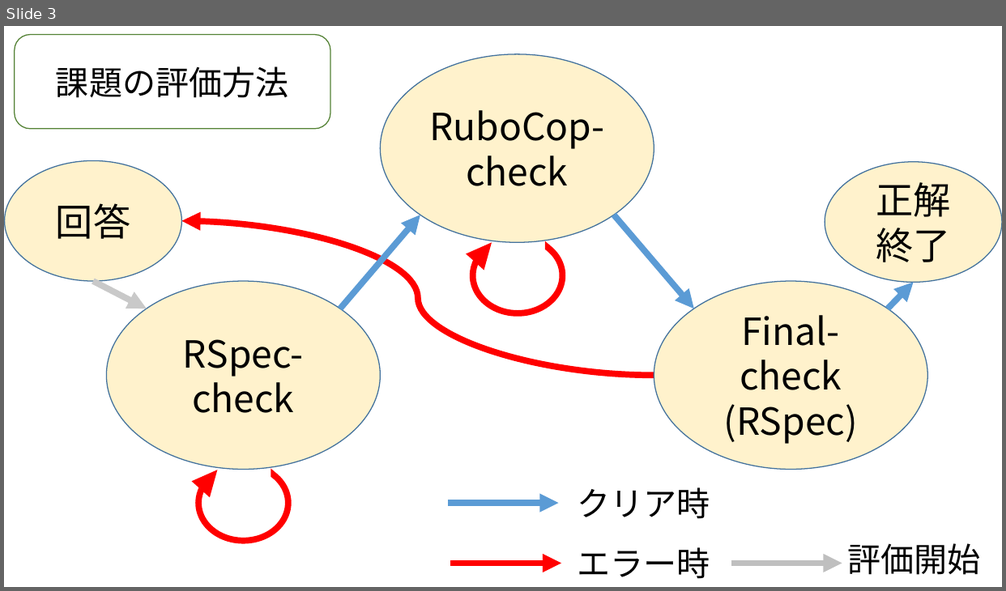
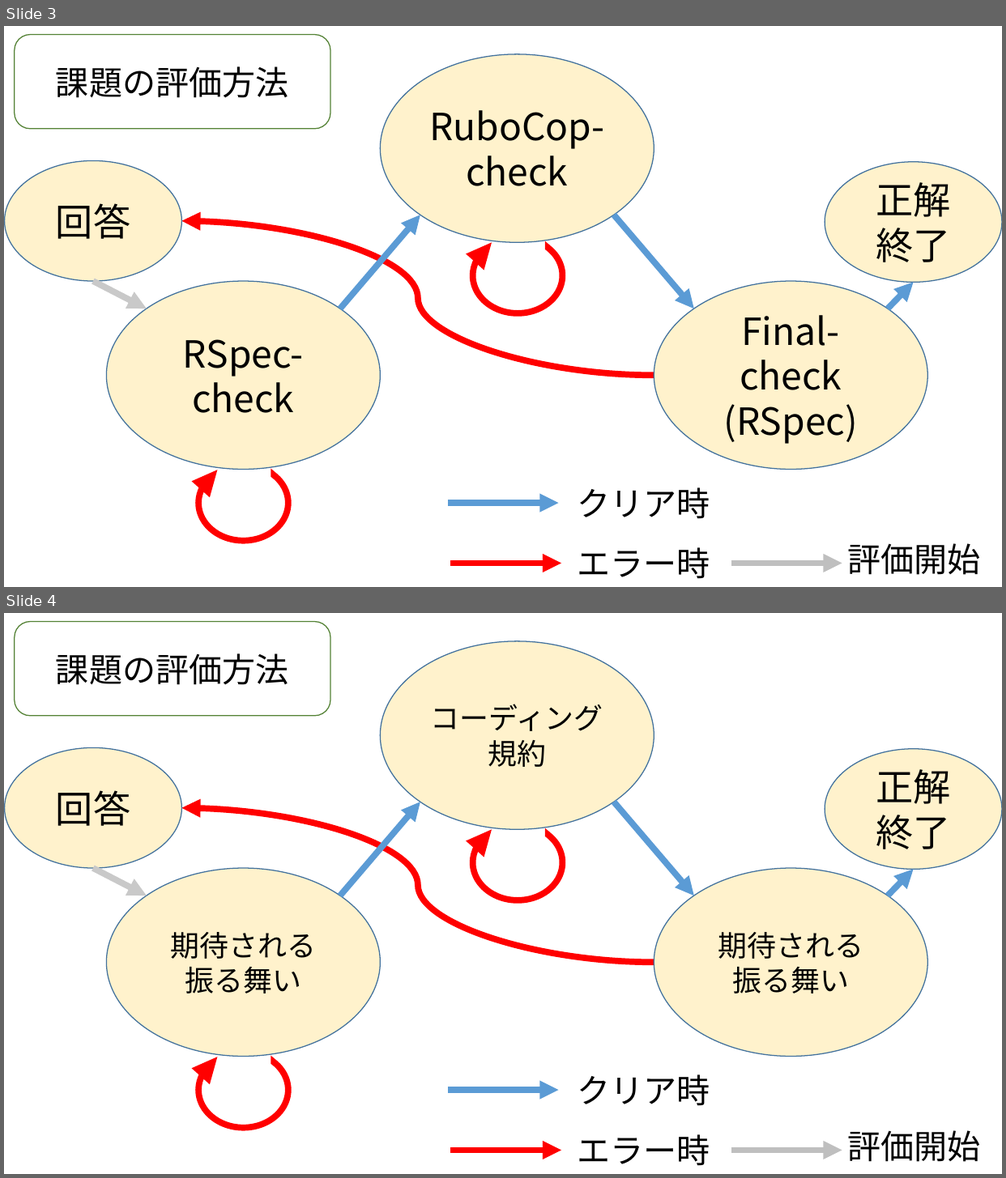
Before and after one commit to Takaki0403/ruby_learner, a slide deck: docs/thesis/midterm_presentation/others/5464_takaki_midterm.pptx. Shown one above the other, each under a label of ours: slide 3 before the commit, slides 3 and 4 after it. The pictures are 1006x591 and 1006x1178 pixels, drawn with LibreOffice and Linux fonts; fonts in the diff are those of the drawing. Boxes give left, top, right and bottom in pixels: in the first picture for what was removed or moved away, otherwise in the second. Text is boxed around its words. In the diff, an @@ line names an element or a change of style, - is before the commit and + after.

```diff
--- a/docs/thesis/midterm_presentation/others/5464_takaki_midterm.pptx
+++ b/docs/thesis/midterm_presentation/others/5464_takaki_midterm.pptx
@@ slide 4 added at <box>4,613,1002,1174</box>, background #FFFFFF @@
@@ rounded rectangle added at <box>15,621,330,716</box>, fill #FFFFFF, outline #548235 1 pt, 32 pt, text #000000 @@
+課題の評価方法
@@ ellipse added at <box>381,641,654,830</box>, fill #FFF2CC, outline #43739E 1 pt, 28 pt, text #000000 @@
+コーディング規約
@@ ellipse added at <box>5,747,182,868</box>, fill #FFF2CC, outline #43739E 1 pt, 36 pt, text #000000 @@
+回答
@@ ellipse added at <box>825,749,1002,870</box>, fill #FFF2CC, outline #43739E 1 pt, 36 pt, text #000000 @@
+正解終了
@@ arrow added from (340, 896) to (420, 802), #5B9BD5 6 pt @@
@@ arrow added from (614, 802) to (694, 896), #5B9BD5 6 pt @@
@@ curved arrow added from (654, 963) to (182, 808), #FF0000 6 pt @@
@@ circular arrow added at <box>466,818,569,908</box>, fill #FF0000, outline #FF0000 6 pt @@
@@ arrow added from (93, 868) to (147, 896), #C9C9C9 6 pt @@
@@ ellipse added at <box>107,868,381,1057</box>, fill #FFF2CC, outline #43739E 1 pt, 28 pt, text #000000 @@
+期待される
+振る舞い
@@ ellipse added at <box>654,868,928,1057</box>, fill #FFF2CC, outline #43739E 1 pt, 28 pt, text #000000 @@
+期待される
+振る舞い
@@ arrow added from (889, 896) to (914, 869), #5B9BD5 6 pt @@
@@ circular arrow added at <box>192,1046,296,1135</box>, fill #FF0000, outline #FF0000 6 pt @@
@@ arrow added from (448, 1091) to (559, 1091), #5B9BD5 6 pt @@
@@ text added at <box>577,1075,710,1106</box>, 32 pt, text #000000 @@
+クリア時
@@ text added at <box>577,1135,710,1166</box>, 32 pt, text #000000 @@
+エラー時
@@ text added at <box>847,1131,980,1162</box>, 32 pt, text #000000 @@
+評価開始
@@ arrow added from (451, 1151) to (562, 1151), #FF0000 6 pt @@
@@ arrow added from (731, 1151) to (842, 1151), #BFBFBF 6 pt @@
```
Also in this commit, not shown: 14 other files.
